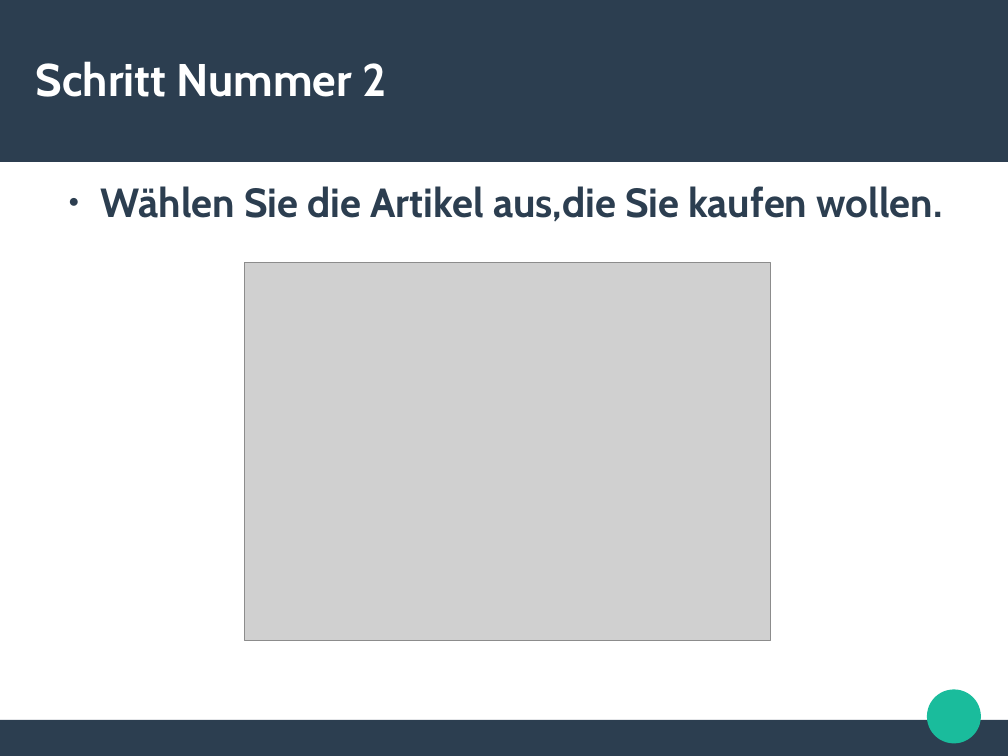
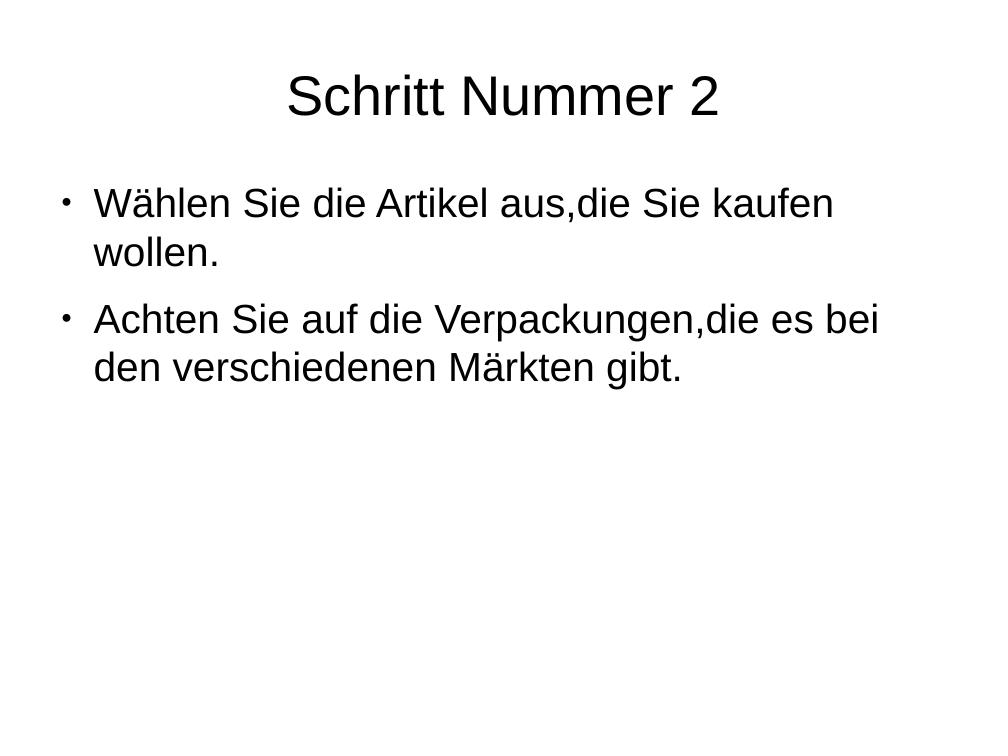
Before and after one commit to jenskuespert/KGSSB, a slide deck: slide 3 of SEB/Die_Einkaufsberater.odp. Drawn at 1008x756 pixels with LibreOffice and Linux fonts; fonts in the diff are those of the drawing; grey boxes stand for pictures. Boxes give left, top, right and bottom in pixels: in the first picture for what was removed or moved away, otherwise in the second. Text is boxed around its words. In the diff, an @@ line names an element or a change of style, - is before the commit and + after.

```diff
--- a/SEB/Die_Einkaufsberater.odp
+++ b/SEB/Die_Einkaufsberater.odp
@@ rectangle removed at (0,0,1008,162) @@
@@ title "Schritt Nummer 2": place and size @@
-title "Schritt Nummer 2" at (36,61,386,97)
+title "Schritt Nummer 2" at (286,74,721,116)
@@ title "Schritt Nummer 2" at (286,74,721,116): size 36 to 44 pt, font Cabin to Arial, text colour #FFFFFF to #000000, bold off; alignment left to centre @@
@@ text "Wählen Sie die Artikel aus,die ...": place and size @@
-text "Wählen Sie die Artikel aus,die ..." at (101,186,943,222)
+text "Wählen Sie die Artikel aus,die ..." at (94,187,879,389)
@@ text at (94,187,834,267): font Cabin to Arial, text colour #2C3E50 to #000000, bold off in "Wählen Sie die Artikel aus,die Sie kaufen ..."; bullet colour #2C3E50 to #000000 @@
@@ picture removed at (245,263,771,641) @@
@@ text at (94,303,879,389): paragraph added @@
+● Achten Sie auf die Verpackungen,die es bei den verschiedenen Märkten gibt.
@@ ellipse removed at (928,690,981,744) @@
@@ rectangle removed at (0,720,1008,756) @@
```
Also in this commit, not shown: 3 other slides changed, 1 other file.
